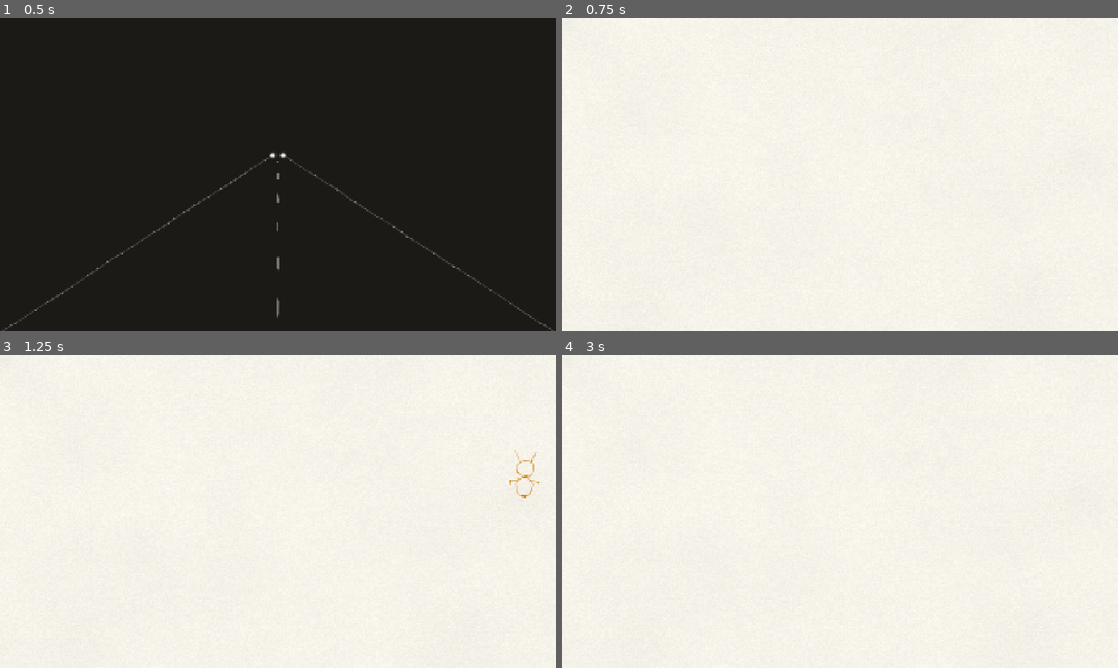
Above: before the commit, frames 1-4 (two rows, left to right).
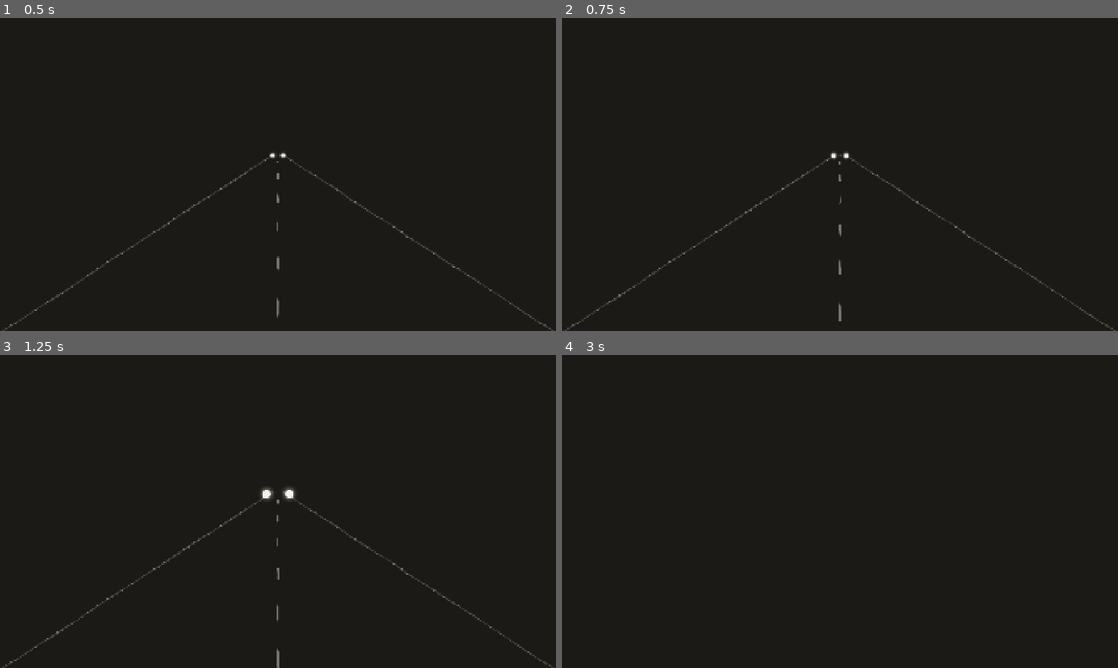
Above: after the commit, the same moments.

Repository: GoktugSugar/your_call
Game: Godot game, scene res://game/main.tscn
Same seed, same stepped clock (60 frames per second), same inputs: the game is played once before the commit and once after it. Sound files missing from this copy of the repository are replaced by a short silence.
Inputs (mouse positions are in pixels of both pictures, inside the frame that each line leads up to):
- Up to frame 1 (0.5 s): no input
- Up to frame 2 (0.75 s): tap Enter at 0.5 s; move the mouse to (962, 158) at 0.52 s; press the mouse at (962, 158) at 0.53 s
- Up to frame 3 (1.25 s): no input
- Up to frame 4 (3 s): release the mouse at (962, 495) at 1.25 s; drag from (728, 527) to (812, 574) at 1.27 s; move the mouse to (895, 442) at 2.02 s; press the mouse at (895, 442) at 2.03 s; tap 1 (choose_1) at 2.1 s; release the mouse at (895, 442) at 2.75 s; tap F5 (dev_restart) at 2.75 s; drag from (812, 574) to (673, 464) at 2.77 s

Frame 1 is identical in both runs. In frame 2, 100% of the frame differs, in the area x 0-100%, y 0-100%; in frame 3, 100%; in frame 4, 100%.

Commit message:
Let a click that focuses the window pass the opening crash
Co-Authored-By: Claude Opus 5.5 <noreply@anthropic.com>

Diff:
--- a/cinematics/crash/crash_cinematic.gd
+++ b/cinematics/crash/crash_cinematic.gd
@@ -69,6 +69,11 @@
 ## How blurred the blotch edges start, and how sharp they end.
 @export var focus_softness := Vector2(0.32, 0.03)
 
+@export_group("Skipping")
+## Seconds after it starts before a press can skip it, so a click that only brings the window
+## into focus does not throw the opening away.
+@export_range(0.0, 5.0, 0.05) var skip_grace := 0.6
+
 var _running := false
 var _sequence: Tween
 var _focus: Tween
@@ -103,7 +108,7 @@
 
 
 func _unhandled_input(event: InputEvent) -> void:
-	if _running and event.is_action_pressed(&"advance"):
+	if _running and _clock >= skip_grace and event.is_action_pressed(&"advance"):
 		get_viewport().set_input_as_handled()
 		_finish()
 
